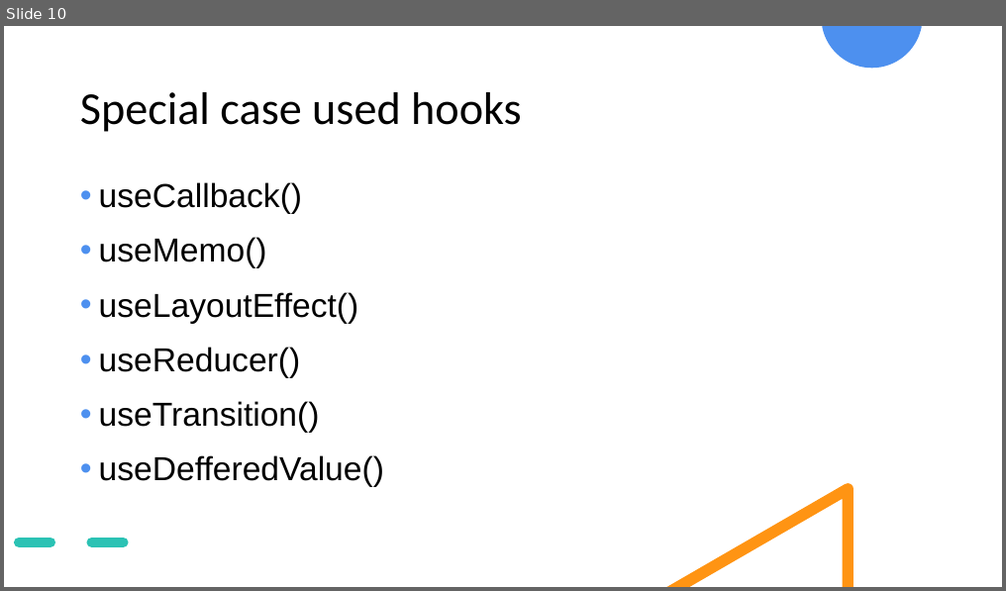
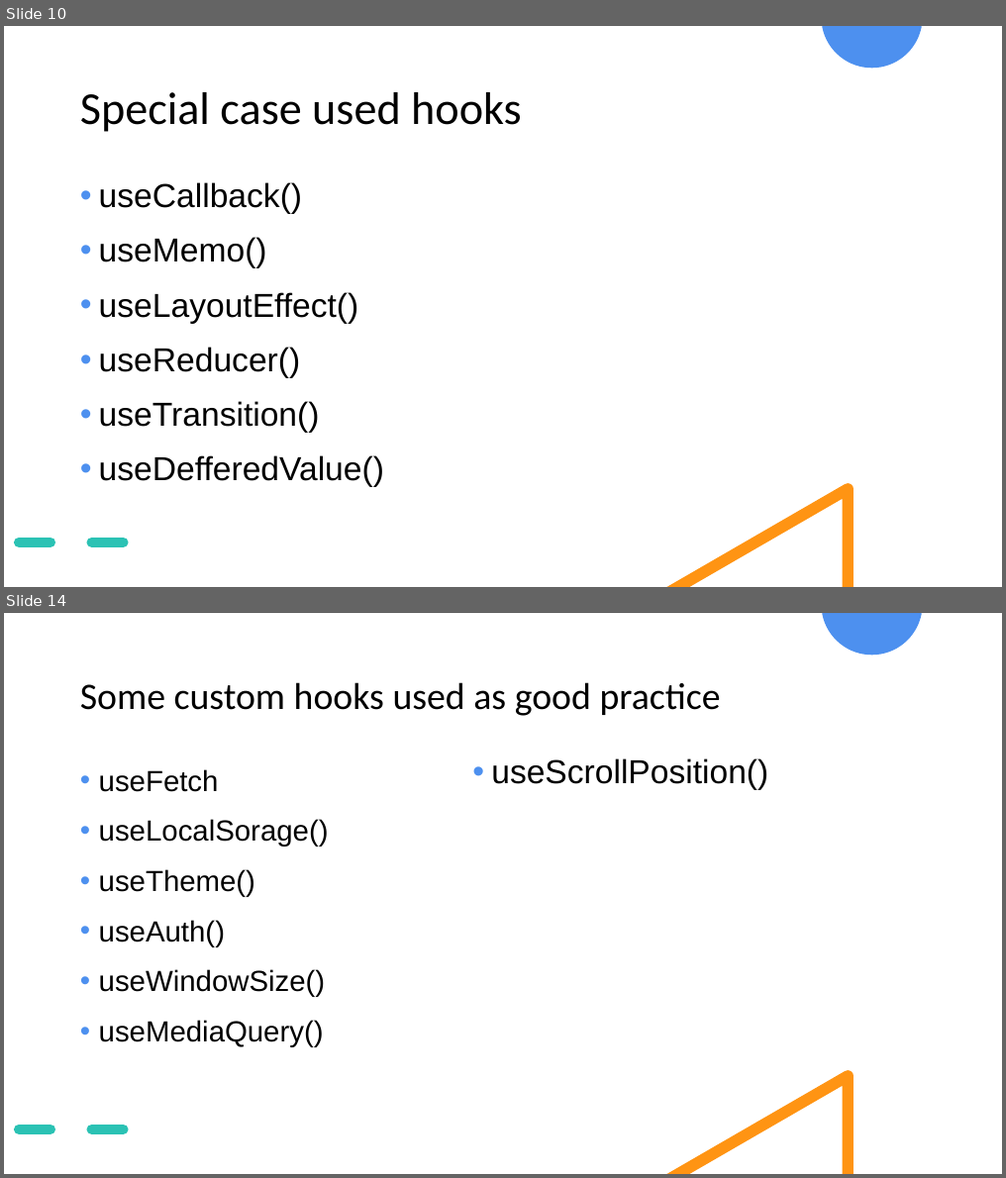
Before and after one commit to ompateldeveloper/learn-react-hooks, a slide deck: React & Hooks.pptx. Shown one above the other, each under a label of ours: slide 10 before the commit, slides 10 and 14 after it; the slides between them are not shown. The pictures are 1006x591 and 1006x1178 pixels, drawn with LibreOffice and Linux fonts; fonts in the diff are those of the drawing. Boxes give left, top, right and bottom in pixels: in the first picture for what was removed or moved away, otherwise in the second. Text is boxed around its words. In the diff, an @@ line names an element or a change of style, - is before the commit and + after.

Commit message:
some hooks added into example

```diff
--- a/React & Hooks.pptx
+++ b/React & Hooks.pptx
@@ slide 14 added at (4, 613, 1002, 1174), background #FFFFFF; not listed: 3 template elements that a slide beside it also shows @@
@@ title added at (80, 682, 721, 716), 36 pt, text #000000 @@
+Some custom hooks used as good practice
@@ text added at (491, 759, 768, 790), 32 pt, text #000000 @@
+• useScrollPosition()
@@ text added at (99, 769, 329, 1048), 28 pt, text #000000 @@
+• useFetch
+• useLocalSorage()
+• useTheme()
+• useAuth()
+• useWindowSize()
+• useMediaQuery()
```
Also in this commit, not shown: 1 slide changed, 7 other slides added, 5 slides removed, 8 other files.
